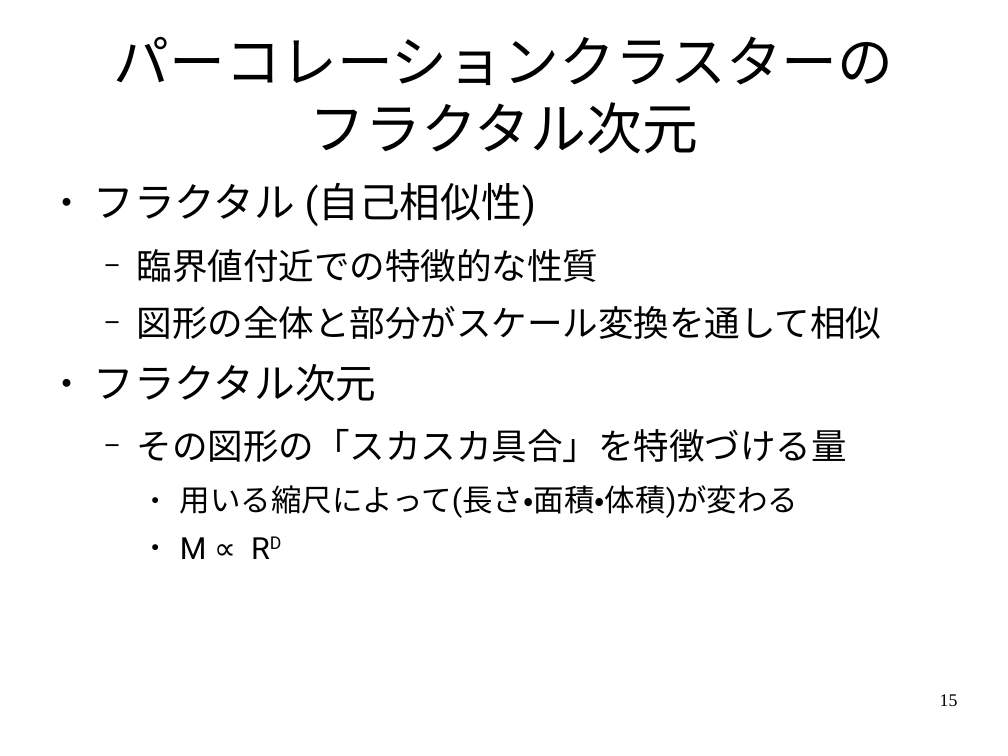
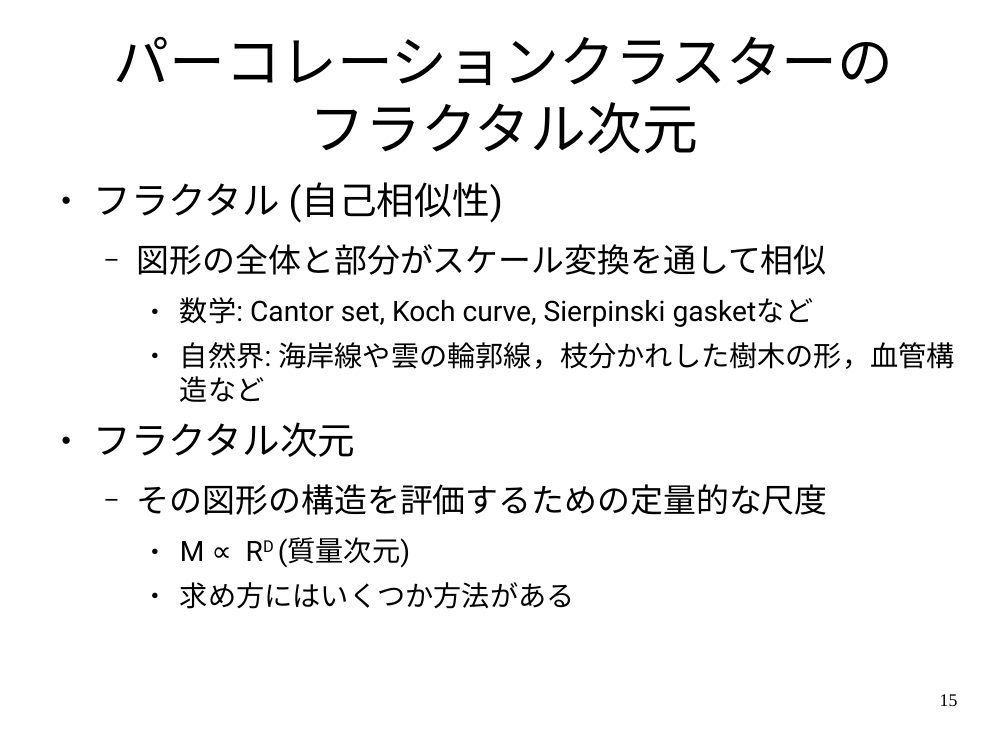
Before and after one commit to ssh0/SCS_yamlab2016, a slide deck: slide 15 of doc/slide.odp. Drawn at 1008x756 pixels with LibreOffice and Linux fonts; fonts in the diff are those of the drawing. Boxes give left, top, right and bottom in pixels: in the first picture for what was removed or moved away, otherwise in the second. Text is boxed around its words. In the diff, an @@ line names an element or a change of style, - is before the commit and + after.

```diff
--- a/doc/slide.odp
+++ b/doc/slide.odp
@@ text at (x1=94, y1=182, x2=827, y2=457): size 32 to 29.6 pt in "フラクタル (自己相似性)", "フラクタル次元"; size 28 to 25.9 pt in "図形の全体と部分がスケール変換を通して相似" @@
@@ text at (x1=137, y1=249, x2=599, y2=282): paragraph removed @@
-  − 臨界値付近での特徴的な性質
@@ text at (x1=180, y1=297, x2=954, y2=402): paragraphs added @@
+    ● 数学: Cantor set, Koch curve, Sierpinski gasketなど
+    ● 自然界: 海岸線や雲の輪郭線，枝分かれした樹木の形，血管構造など
@@ text at (x1=137, y1=484, x2=828, y2=609): text changed; size 24 to 22.2 pt @@
-  − その図形の「スカスカ具合」を特徴づける量
-    ● 用いる縮尺によって(長さ・面積・体積)が変わる
-    ● M ∝ RD
+  − その図形の構造を評価するための定量的な尺度
+    ● M ∝ RD (質量次元)
+    ● 求め方にはいくつか方法がある
```
Also in this commit, not shown: 15 other slides changed, 5 slides added, 1 slide removed, 1 other file.
